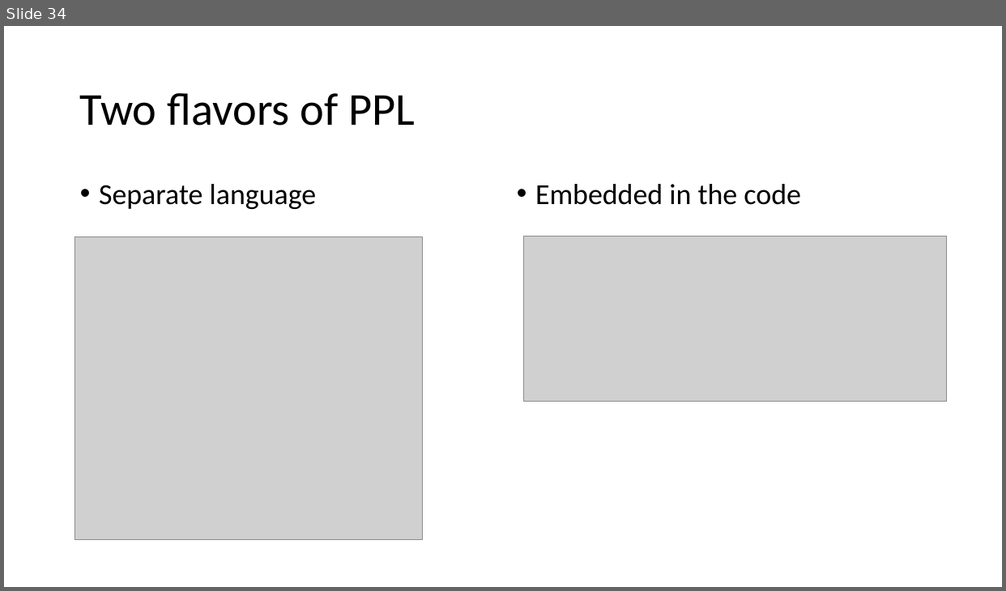
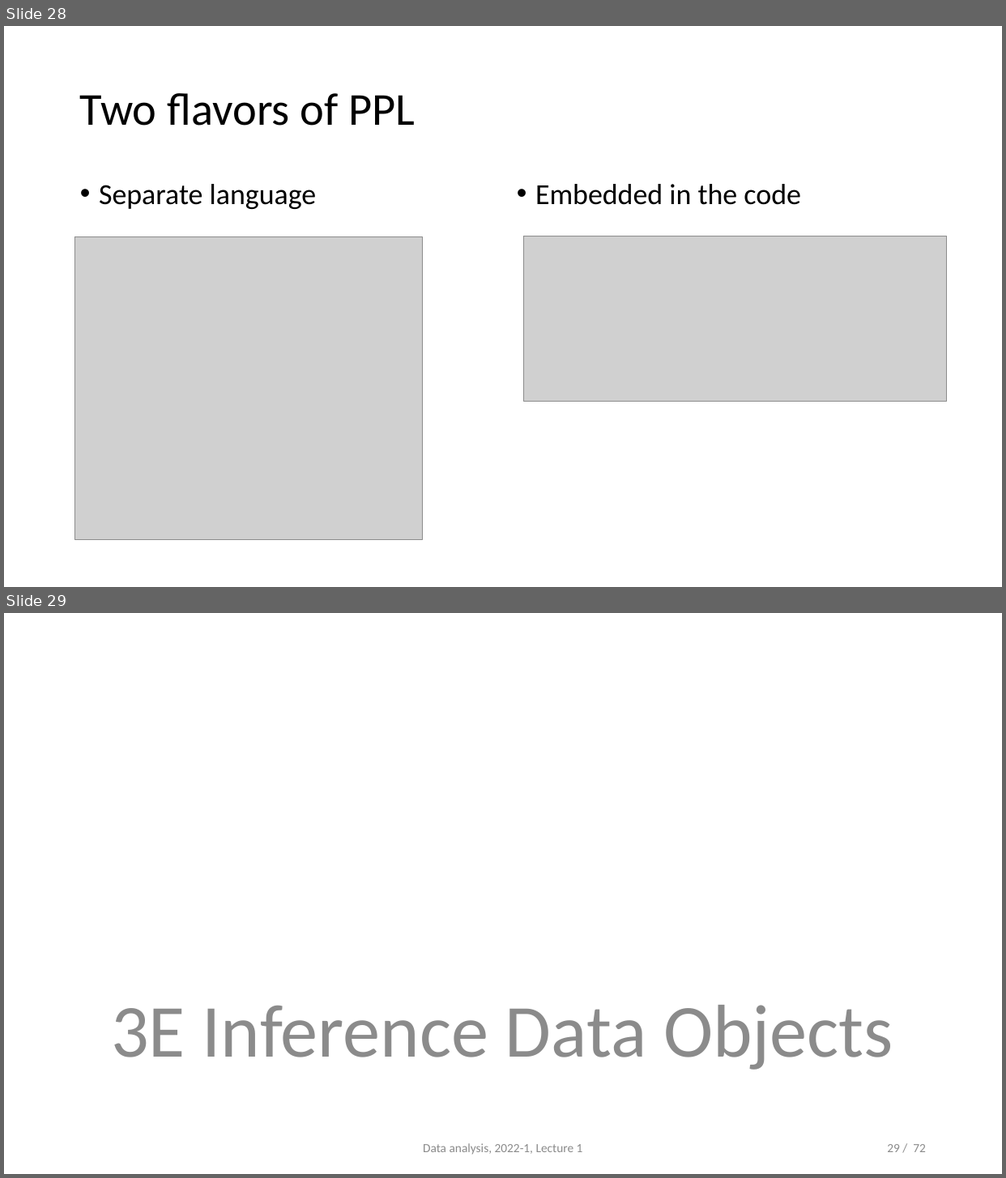
Before and after one commit to opherdonchin/StatisticalComputationAndAnalysis, a slide deck: Lectures/Lecture 3 PyMC and Sampling.pptx. Shown one above the other, each under a label of ours: slide 34 before the commit, slides 28 and 29 after it. The pictures are 1006x591 and 1006x1178 pixels, drawn with LibreOffice and Linux fonts; fonts in the diff are those of the drawing; grey boxes stand for pictures. Boxes give left, top, right and bottom in pixels: in the first picture for what was removed or moved away, otherwise in the second. Text is boxed around its words. In the diff, an @@ line names an element or a change of style, - is before the commit and + after.

```diff
--- a/Lectures/Lecture 3 PyMC and Sampling.pptx
+++ b/Lectures/Lecture 3 PyMC and Sampling.pptx
@@ slide 29 added at (4,613,1002,1174), background #FFFFFF @@
@@ text added at (111,1005,893,1070), 72 pt, text #8C8C8C @@
+3E Inference Data Objects
@@ text added at (423,1144,583,1155), 12 pt, text #8C8C8C @@
+Data analysis, 2022-1, Lecture 1
@@ page number added at (887,1144,926,1152), 12 pt, text #8C8C8C @@
+29 / 72
@@ what was slide 34 is now slide 28 @@
```
Also in this commit, not shown: 1 slide changed, 8 other slides added, 1 slide removed, 3 other files.
